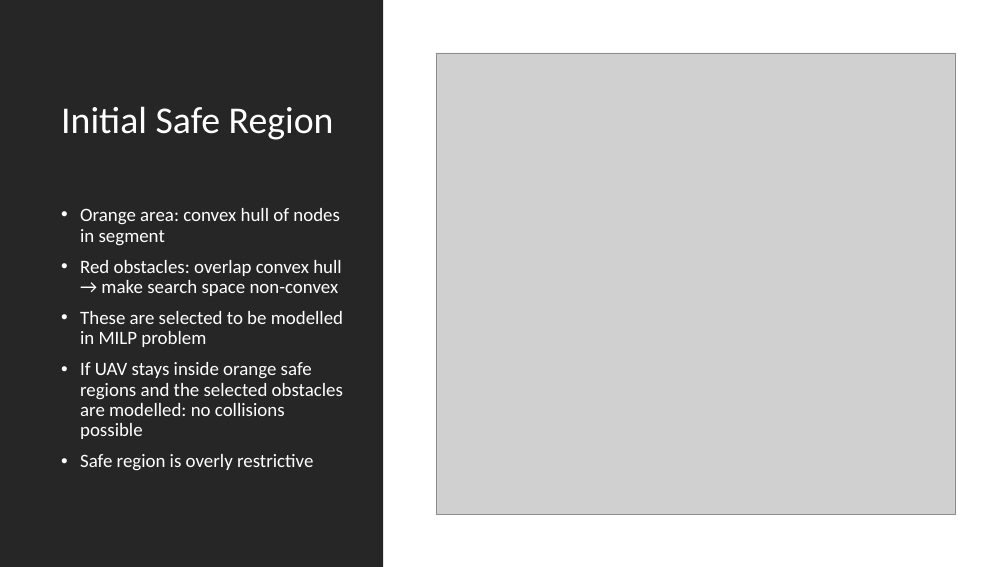
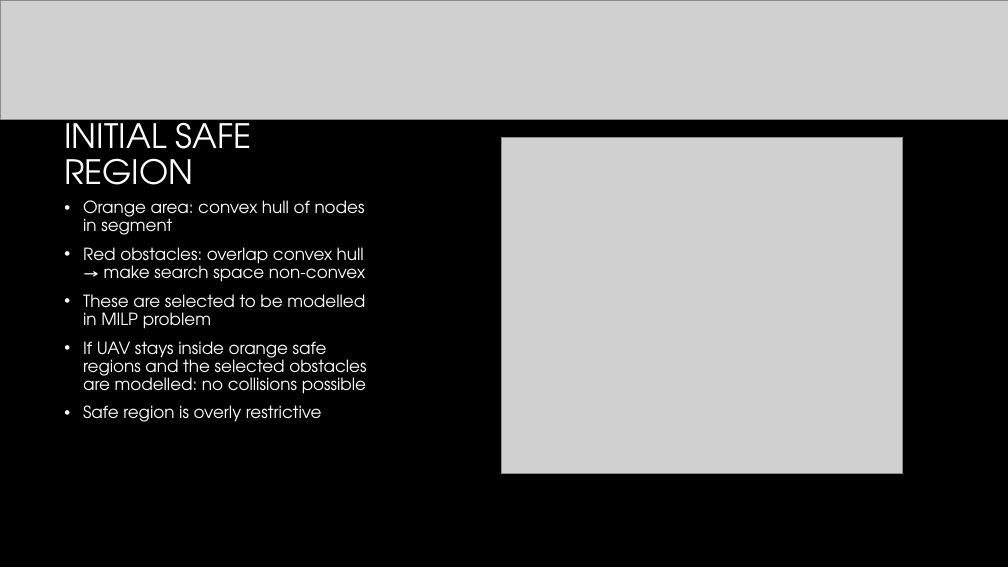
Before and after one commit to jdewaen/PathPlanner, a slide deck: slide 59 of report/final-presentation.pptx (slide 56 before the commit). Drawn at 1008x567 pixels with LibreOffice and Linux fonts; fonts in the diff are those of the drawing; grey boxes stand for pictures; background and template pictures are left out. Boxes give left, top, right and bottom in pixels: in the first picture for what was removed or moved away, otherwise in the second. Text is boxed around its words. In the diff, an @@ line names an element or a change of style, - is before the commit and + after.

```diff
--- a/report/final-presentation.pptx
+++ b/report/final-presentation.pptx
@@ background #FFFFFF to #000000 @@
@@ rectangle removed at <box>0,0,383,567</box> @@
@@ picture added at <box>0,0,1008,119</box> @@
@@ title "INITIAL SAFE REGION" at <box>64,112,252,201</box>: vertical alignment middle to bottom @@
@@ title at <box>64,112,252,201</box>: text changed; size 36 to 32 pt; font Calibri to TeX Gyre Adventor @@
-Initial Safe Region
+INITIAL SAFE REGION
@@ picture: place and size @@
-picture at <box>436,53,955,514</box>
+picture at <box>501,138,903,474</box>
@@ text "Orange area: convex hull of ..." at <box>83,200,366,422</box>: size 18 to 16 pt, font Calibri to TeX Gyre Adventor @@
```
Also in this commit, not shown: 70 other slides changed, 14 slides added, 10 slides removed, 12 other files.
